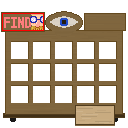
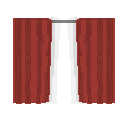
Two versions of the same layered image (w=128, h=128). Layer-by-layer changes:
removed layer "Layer 7" over 30, 14, 43, 30
painted on "Layer 8" over 13, 14, 125, 104
removed layer "Layer 5" over 1, 12, 45, 32
renamed "Layer 3" to "Layer 9", painted on it over 2, 11, 126, 126
removed layer "Layer 4" over 10, 116, 118, 122
